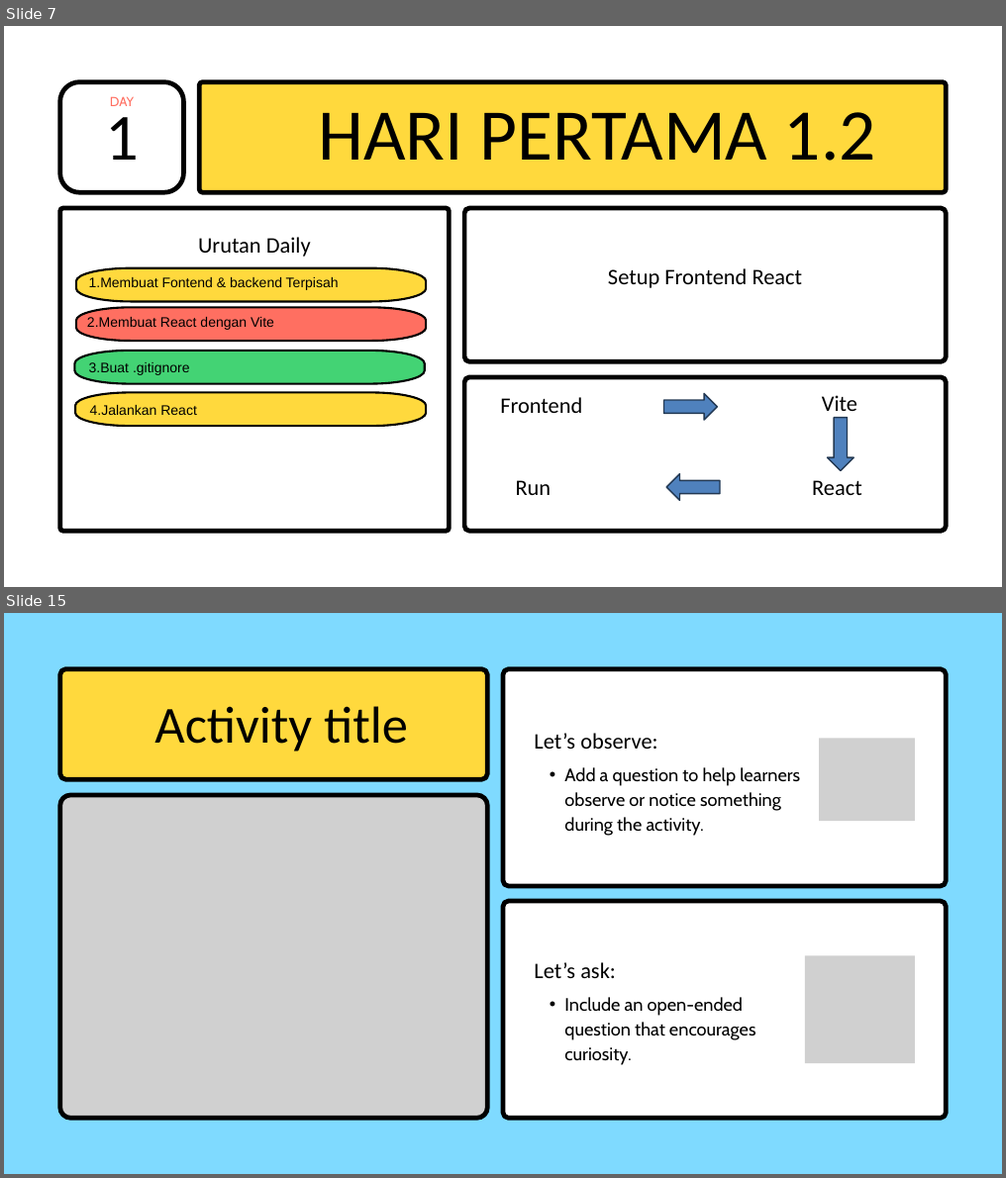
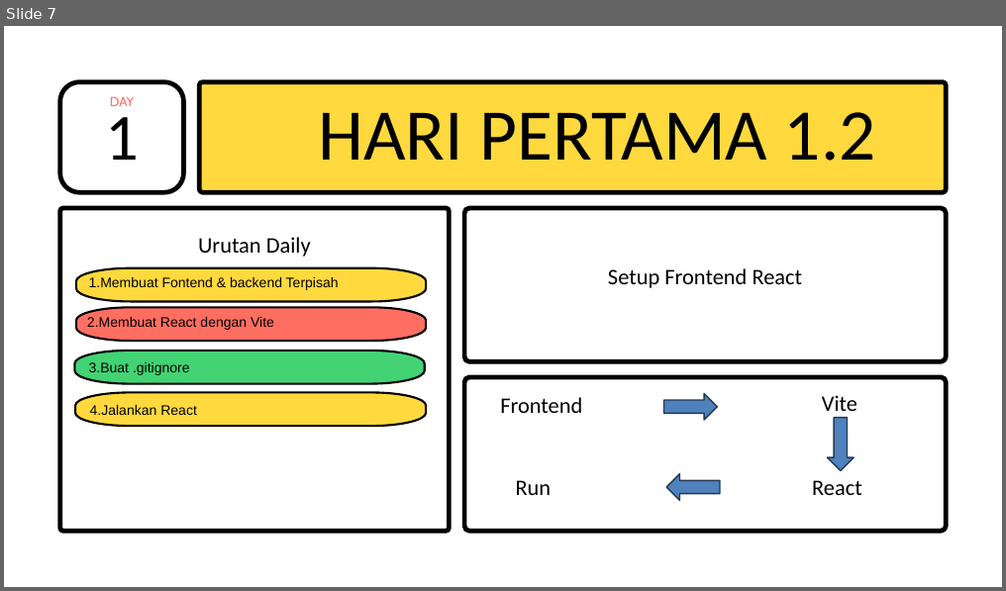
Before and after one commit to MuhammadRamdani121/Fullstack-30Hari, a slide deck: Rangkuman Cepat.pptx. Shown one above the other, each under a label of ours: slides 7 and 15 before the commit, slide 7 after it; the slides between them are not shown. The pictures are 1006x1178 and 1006x591 pixels, drawn with LibreOffice and Linux fonts; fonts in the diff are those of the drawing; grey boxes stand for pictures. Boxes give left, top, right and bottom in pixels: in the first picture for what was removed or moved away, otherwise in the second. Text is boxed around its words. In the diff, an @@ line names an element or a change of style, - is before the commit and + after.

```diff
--- a/Rangkuman Cepat.pptx
+++ b/Rangkuman Cepat.pptx
@@ slide 15 removed at [4, 613, 1002, 1174], background #7FDAFF @@
@@ freeform shape removed at [59, 668, 487, 779] @@
@@ freeform shape removed at [503, 668, 946, 886] @@
@@ text removed at [154, 706, 408, 752] @@
-Activity title
@@ text removed at [534, 733, 657, 749] @@
-Let’s observe:
@@ picture removed at [819, 739, 915, 821] @@
@@ text removed at [564, 767, 800, 836] @@
-  • Add a question to help learners observe or notice something during the activity.
@@ picture removed at [59, 795, 487, 1118] @@
@@ freeform shape removed at [503, 901, 946, 1118] @@
@@ text removed at [534, 962, 616, 978] @@
-Let’s ask:
@@ picture removed at [805, 956, 915, 1063] @@
@@ text removed at [564, 997, 756, 1065] @@
-  • Include an open-ended question that encourages curiosity.
```
Also in this commit, not shown: 5 slides changed, 5 slides added, 12 other slides removed.
